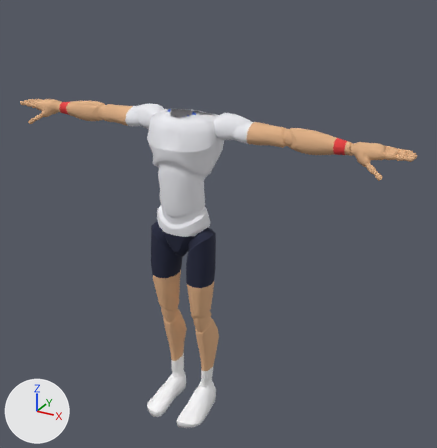
A saved change to the glTF model sweetspot/models/players/p13.glb.
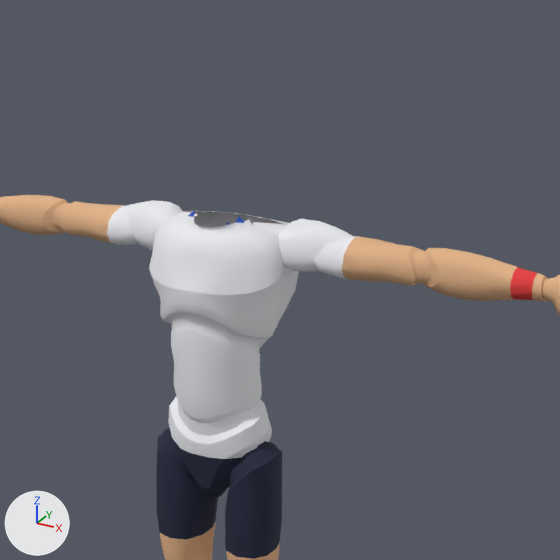
Old and new are each drawn whole from a 50 mm camera at (1.35, -2.14, 2.1) aimed at (0.14, 0.07, 0.99) and again close up on the part from 16% to 82% of the width and 0% to 64% of the height. The lights are fixed; the arrows at lower left show +X, +Y and +Z. The last two pictures show the newer version. Vertices at exactly the same position are counted once.

Objects in the first close-up: 'Body'.
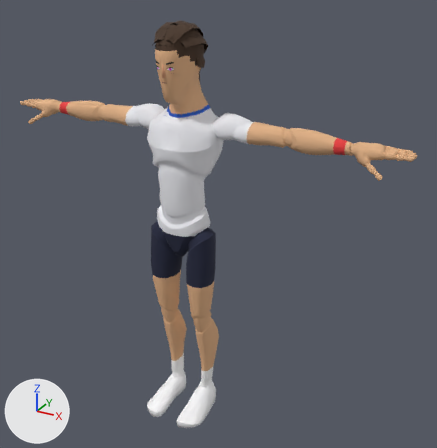
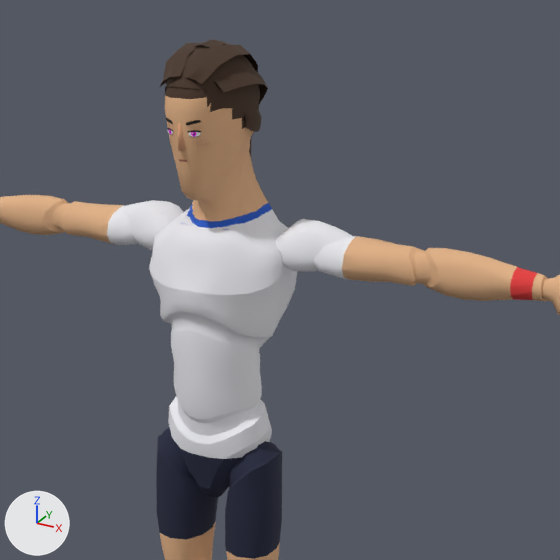
Changed parts and their boxes (x1, y1, x2, y2) in the close-ups (560 x 560 px):
```json
{"object": "Body", "change": "reshaped", "before": [0, 195, 560, 560], "after": [0, 80, 560, 560]}
{"object": "Hair", "change": "added", "after": [160, 39, 268, 157], "on screen": "brown"}
{"object": "Face", "change": "added", "after": [166, 118, 201, 162]}
{"object": "Nose", "change": "added", "after": [178, 124, 186, 152]}
{"part": 1, "of": "me_mannequin", "change": "built on", "before": [133, 200, 319, 261], "after": [133, 80, 319, 261]}
```

Edits to the scene script, one JSON object a line:
```json
{"op": "add", "block": "img_face_01", "code": ["img_face_01 = load_image('face_01', '_unpacked/face_01', 128, 128, 'sRGB')"]}
{"op": "add", "block": "mat_face", "code": ["mat_face = principled_material('face')", "mat_face.texture = img_face_01  # with its transparency", "mat_face.roughness = 0.9"]}
{"block": "me_mannequin", "where": "# used by ob_body; location = (0.0, 0.0, 0.0)"}
{"op": "remove", "block": "me_mannequin", "code": "me_mannequin.from_pydata(...)  # 7088 vertices, 13890 faces; spans x -0.97..0.97, y -0.21..0.14, z 0.0..1.51"}
{"op": "add", "block": "me_mannequin", "code": "me_mannequin.from_pydata(...)  # 7378 vertices, 14511 faces; spans x -0.97..0.97, y -0.21..0.14, z 0.0..1.86"}
{"block": "me_mannequin", "change": "me_mannequin part 1: 73 vertices moved from x -0.21..0.21, y -0.05..0.14, z 1.33..1.51 to x -0.21..0.21, y -0.05..0.14, z 1.32..1.51; 49 vertices removed from x -0.15..0.15, y -0.05..0.1, z 1.46..1.5; 339 vertices added at x -0.15..0.15, y -0.13..0.13, z 1.45..1.86"}
{"op": "add", "block": "me_nose", "code": ["me_nose = bpy.data.meshes.new('Nose')", "me_nose.from_pydata(...)  # 6 vertices, 6 faces; spans x -0.0106..0.0106, y -0.1315..-0.1137, z 1.6643..1.7191", "me_nose.materials.append(mat_palette)  # picture img_palette"]}
{"op": "add", "block": "me_hair", "code": ["me_hair = bpy.data.meshes.new('Hair')", "me_hair.from_pydata(...)  # 534 vertices, 994 faces; spans x -0.103..0.103, y -0.115..0.139, z 1.362..1.87", "me_hair.materials.append(mat_palette)  # picture img_palette"]}
{"op": "add", "block": "me_face", "code": ["me_face = bpy.data.meshes.new('Face')", "me_face.from_pydata(...)  # 50 vertices, 64 faces; spans x -0.0672..0.0672, y -0.1276..-0.0305, z 1.6106..1.7281", "me_face.materials.append(mat_face)  # picture img_face_01"]}
{"op": "add", "block": "ob_nose", "code": ["ob_nose = bpy.data.objects.new('Nose', me_nose)", "ob_nose.location = (0.0, 0.0, 0.0)"]}
{"op": "add", "block": "ob_hair", "code": ["ob_hair = bpy.data.objects.new('Hair', me_hair)", "ob_hair.location = (0.0, 0.0, 0.0)"]}
{"op": "add", "block": "ob_face", "code": ["ob_face = bpy.data.objects.new('Face', me_face)", "ob_face.location = (0.0, 0.0, 0.0)"]}
```
